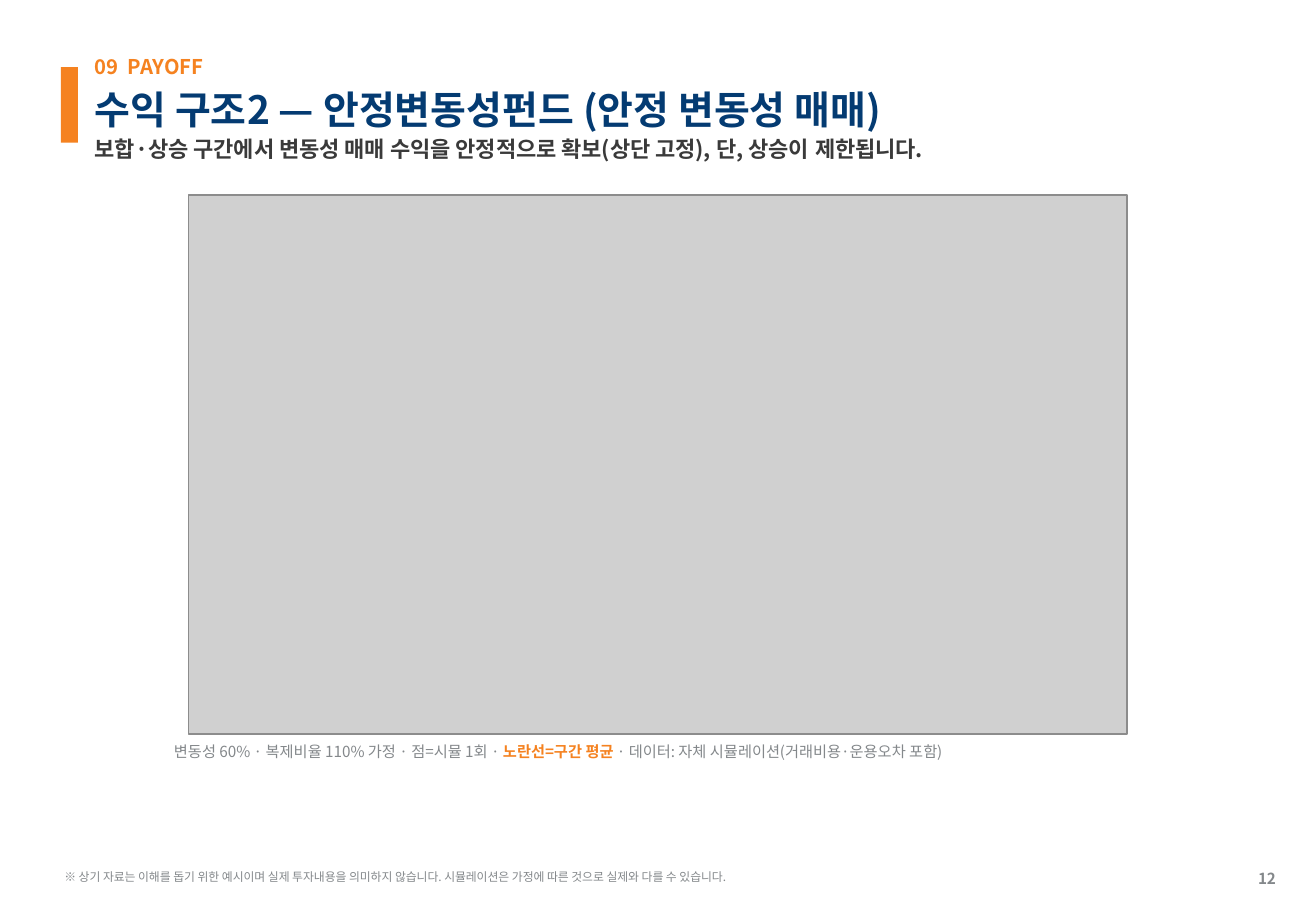
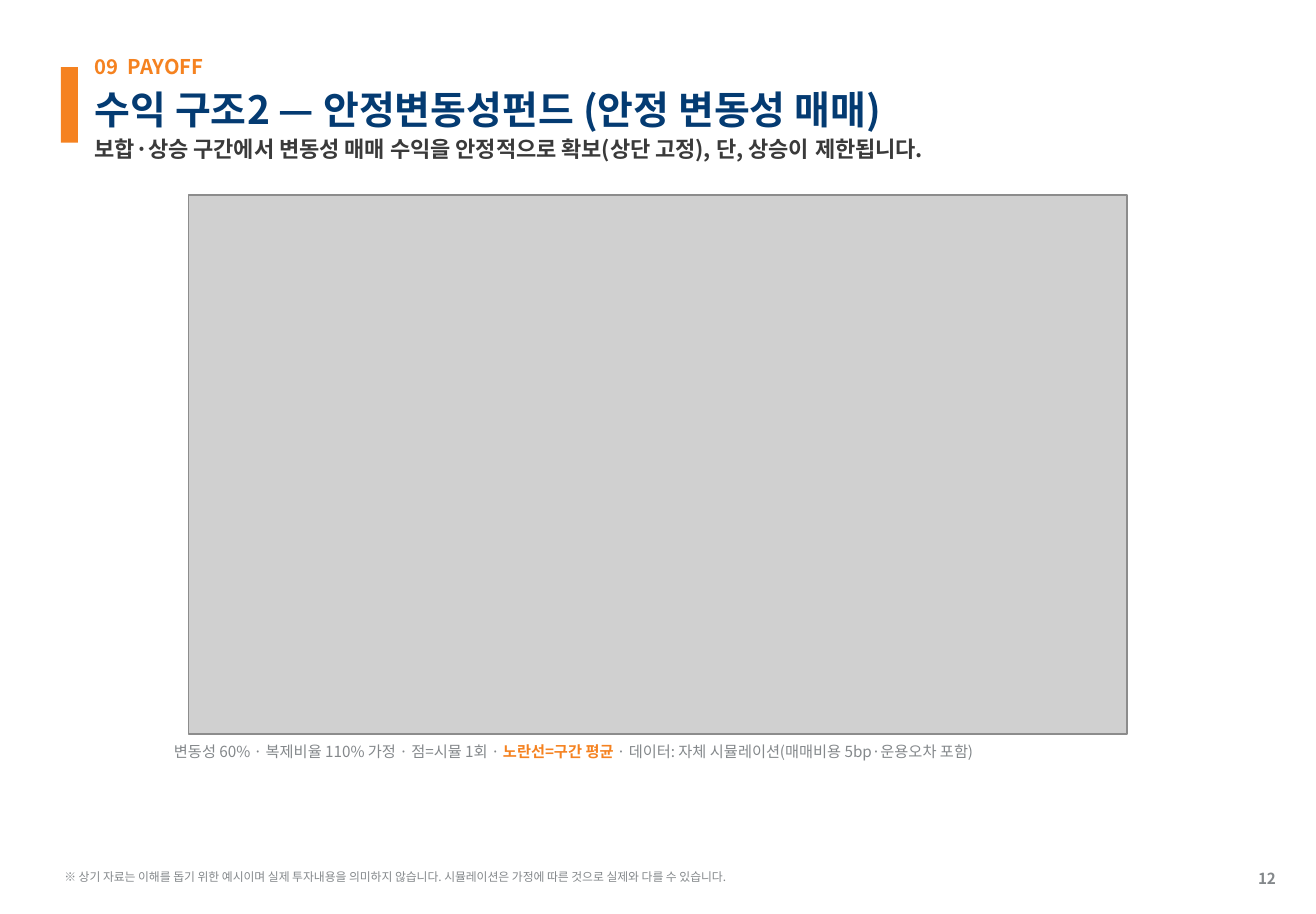
Before and after one commit to gamer383-bit/Volatility-Fund, a slide deck: slide 12 of 제안서/변동성하베스트펀드_AITop2_v1_20260715.pptx. Drawn at 1316x914 pixels with LibreOffice and Linux fonts; fonts in the diff are those of the drawing; grey boxes stand for pictures. Boxes give left, top, right and bottom in pixels: in the first picture for what was removed or moved away, otherwise in the second. Text is boxed around its words. In the diff, an @@ line names an element or a change of style, - is before the commit and + after.

```diff
--- a/제안서/변동성하베스트펀드_AITop2_v1_20260715.pptx
+++ b/제안서/변동성하베스트펀드_AITop2_v1_20260715.pptx
@@ text at box(174, 744, 973, 761): text changed @@
-변동성 60% · 복제비율 110% 가정 · 점=시뮬 1회 · 노란선=구간 평균 · 데이터: 자체 시뮬레이션(거래비용·운용오차 포함)
+변동성 60% · 복제비율 110% 가정 · 점=시뮬 1회 · 노란선=구간 평균 · 데이터: 자체 시뮬레이션(매매비용 5bp·운용오차 포함)
```
Also in this commit, not shown: 3 other slides changed, 4 other files.
